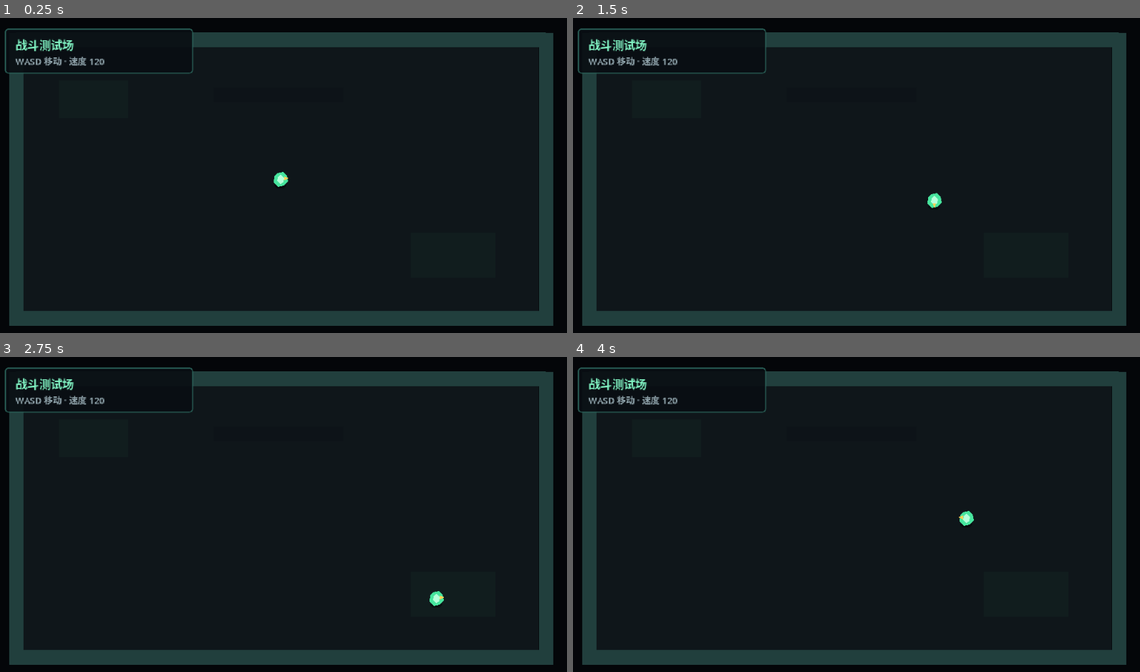
Above: before the commit, frames 1-4 (two rows, left to right).
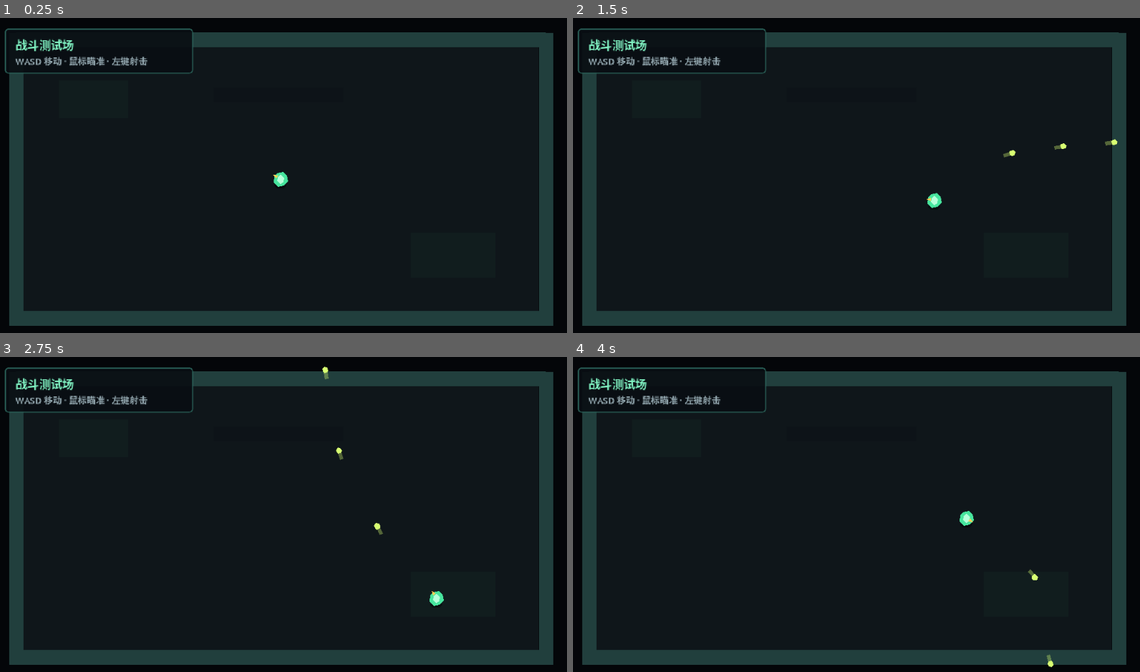
Above: after the commit, the same moments.

Repository: LIJUNCAN1/-Roguelike
Game: Godot game, scene res://scenes/main/main.tscn
Two runs of this game, one before a commit and one after it. Both use one fixed random seed, a clock stepped at 60 frames per second and the inputs below.
Inputs (mouse positions are in pixels of both pictures, inside the frame that each line leads up to):
- Up to frame 1 (0.25 s): no input
- Up to frame 2 (1.5 s): tap Enter at 0.5 s; move the mouse to (981, 162) at 0.52 s; press the mouse at (981, 162) at 0.53 s; hold D (move_right) 0.53-1.28 s; move the mouse to (737, 194) at 1.27 s; release the mouse at (737, 194) at 1.28 s; hold S (move_down) from 1.28 s (still down); click (737, 194) at 1.35 s
- Up to frame 3 (2.75 s): move the mouse to (340, 448) at 2.02 s; release S (move_down) at 2.03 s; press the mouse at (340, 448) at 2.03 s; hold D (move_right) from 2.03 s (still down)
- Up to frame 4 (4 s): move the mouse to (822, 583) at 2.77 s; release D (move_right) at 2.78 s; release the mouse at (822, 583) at 2.78 s; hold W (move_up) 2.78-3.53 s; click (822, 583) at 2.85 s; move the mouse to (1026, 564) at 3.52 s; press the mouse at (1026, 564) at 3.53 s; hold A (move_left) from 3.53 s (still down)

The runs differ from the first frame. In frame 1, 0.3% of the frame differs, in the area x 12-51%, y 12-52%; in frame 2, 0.4%; in frame 3, 0.4%, in the area x 12-79%, y 2-78%; in frame 4, 0.3%.

Commit message:
feat: add mouse aiming and projectile firing

Diff:
--- /dev/null
+++ b/data/projectiles/basic_projectile.tres
@@ -0,0 +1,10 @@
+[gd_resource type="Resource" script_class="ProjectileData" load_steps=2 format=3]
+
+[ext_resource type="Script" path="res://scripts/combat/projectile_data.gd" id="1_projectile_data"]
+
+[resource]
+script = ExtResource("1_projectile_data")
+speed = 360.0
+lifetime = 1.5
+radius = 3.0
+color = Color(0.85, 1, 0.45, 1)
--- /dev/null
+++ b/data/weapons/basic_weapon.tres
@@ -0,0 +1,10 @@
+[gd_resource type="Resource" script_class="WeaponData" load_steps=3 format=3]
+
+[ext_resource type="Script" path="res://scripts/combat/weapon_data.gd" id="1_weapon_data"]
+[ext_resource type="PackedScene" path="res://scenes/combat/basic_projectile.tscn" id="2_projectile_scene"]
+
+[resource]
+script = ExtResource("1_weapon_data")
+projectile_scene = ExtResource("2_projectile_scene")
+fire_cooldown = 0.22
+muzzle_distance = 12.0
--- /dev/null
+++ b/scenes/combat/basic_projectile.tscn
@@ -0,0 +1,25 @@
+[gd_scene load_steps=4 format=3]
+
+[ext_resource type="Script" path="res://scripts/combat/projectile.gd" id="1_projectile"]
+[ext_resource type="Resource" path="res://data/projectiles/basic_projectile.tres" id="2_projectile_data"]
+
+[sub_resource type="CircleShape2D" id="CircleShape2D_projectile"]
+radius = 3.0
+
+[node name="BasicProjectile" type="Area2D"]
+collision_layer = 2
+collision_mask = 4
+monitorable = false
+script = ExtResource("1_projectile")
+projectile_data = ExtResource("2_projectile_data")
+
+[node name="Tail" type="Polygon2D" parent="."]
+polygon = PackedVector2Array(-10, -2, -2, -2, -2, 2, -10, 2)
+color = Color(0.85, 1, 0.45, 0.35)
+
+[node name="Body" type="Polygon2D" parent="."]
+polygon = PackedVector2Array(-3, -2, -1, -3, 2, -3, 4, 0, 2, 3, -1, 3, -3, 2)
+color = Color(0.85, 1, 0.45, 1)
+
+[node name="CollisionShape2D" type="CollisionShape2D" parent="."]
+shape = SubResource("CircleShape2D_projectile")
--- a/scenes/main/main.tscn
+++ b/scenes/main/main.tscn
@@ -86,8 +86,11 @@
 [node name="CollisionShape2D" type="CollisionShape2D" parent="World/Walls/Right"]
 shape = SubResource("RectangleShape2D_vertical")
 
+[node name="Projectiles" type="Node2D" parent="World"]
+
 [node name="Player" parent="World" instance=ExtResource("1_player")]
 position = Vector2(320, 180)
+projectile_container_path = NodePath("../Projectiles")
 
 [node name="Interface" type="CanvasLayer" parent="."]
 
@@ -115,4 +118,4 @@
 [node name="Status" type="Label" parent="Interface/StagePanel/MarginContainer/Labels"]
 theme_override_colors/font_color = Color(0.58, 0.66, 0.69, 1)
 theme_override_font_sizes/font_size = 10
-text = "WASD 移动 · 速度 120"
+text = "WASD 移动 · 鼠标瞄准 · 左键射击"
--- a/scenes/player/player.tscn
+++ b/scenes/player/player.tscn
@@ -1,8 +1,10 @@
-[gd_scene load_steps=5 format=3]
+[gd_scene load_steps=7 format=3]
 
 [ext_resource type="Script" path="res://scripts/actors/player_controller.gd" id="1_player_controller"]
 [ext_resource type="Script" path="res://scripts/actors/movement_component.gd" id="2_movement_component"]
 [ext_resource type="Resource" path="res://data/characters/original_life.tres" id="3_character_data"]
+[ext_resource type="Script" path="res://scripts/combat/weapon_component.gd" id="4_weapon_component"]
+[ext_resource type="Resource" path="res://data/weapons/basic_weapon.tres" id="5_weapon_data"]
 
 [sub_resource type="CircleShape2D" id="CircleShape2D_player"]
 radius = 7.0
@@ -15,6 +17,10 @@
 
 [node name="MovementComponent" type="Node" parent="."]
 script = ExtResource("2_movement_component")
+
+[node name="WeaponComponent" type="Node" parent="."]
+script = ExtResource("4_weapon_component")
+weapon_data = ExtResource("5_weapon_data")
 
 [node name="Shadow" type="Polygon2D" parent="."]
 position = Vector2(0, 7)
@@ -38,4 +44,4 @@
 shape = SubResource("CircleShape2D_player")
 
 [node name="AimOrigin" type="Marker2D" parent="."]
-position = Vector2(10, 0)
+position = Vector2(12, 0)
--- a/scripts/actors/player_controller.gd
+++ b/scripts/actors/player_controller.gd
@@ -1,12 +1,18 @@
 extends CharacterBody2D
 
 @export var character_data: CharacterData
+@export_node_path("Node2D") var projectile_container_path: NodePath
 
 @onready var movement_component: MovementComponent = $MovementComponent
+@onready var weapon_component: WeaponComponent = $WeaponComponent
 @onready var facing_marker: Polygon2D = $FacingMarker
 @onready var aim_origin: Marker2D = $AimOrigin
+@onready var projectile_container: Node2D = get_node_or_null(
+	projectile_container_path
+) as Node2D
 
 var facing_direction: Vector2 = Vector2.RIGHT
+var movement_direction: Vector2 = Vector2.ZERO
 
 
 func _ready() -> void:
@@ -29,15 +35,42 @@
 	movement_component.move(self, input_direction)
 
 	if not input_direction.is_zero_approx():
-		facing_direction = input_direction.normalized()
-		_update_facing_visual()
+		movement_direction = input_direction.normalized()
+
+	aim_at(get_global_mouse_position())
+
+	if Input.is_action_pressed("attack"):
+		fire()
+
+
+func aim_at(world_position: Vector2) -> void:
+	var aim_vector := world_position - global_position
+	if aim_vector.is_zero_approx():
+		return
+
+	facing_direction = aim_vector.normalized()
+	_update_facing_visual()
+
+
+func fire() -> Node2D:
+	return weapon_component.try_fire(
+		projectile_container,
+		aim_origin.global_position,
+		facing_direction
+	)
 
 
 func get_facing_direction() -> Vector2:
 	return facing_direction
 
 
+func get_movement_direction() -> Vector2:
+	return movement_direction
+
+
 func _update_facing_visual() -> void:
 	var facing_angle := facing_direction.angle()
 	facing_marker.rotation = facing_angle
-	aim_origin.position = facing_direction * 10.0
+	aim_origin.position = (
+		facing_direction * weapon_component.weapon_data.muzzle_distance
+	)
--- /dev/null
+++ b/scripts/combat/projectile.gd
@@ -0,0 +1,51 @@
+class_name Projectile
+extends Area2D
+
+@export var projectile_data: ProjectileData
+
+@onready var body_visual: Polygon2D = $Body
+@onready var tail_visual: Polygon2D = $Tail
+@onready var collision_shape: CollisionShape2D = $CollisionShape2D
+
+var travel_direction: Vector2 = Vector2.RIGHT
+var alive_time: float = 0.0
+
+
+func setup(direction: Vector2) -> void:
+	if not direction.is_zero_approx():
+		travel_direction = direction.normalized()
+	rotation = travel_direction.angle()
+
+
+func _ready() -> void:
+	if projectile_data == null:
+		push_error("Projectile requires a ProjectileData resource.")
+		queue_free()
+		return
+
+	body_visual.color = projectile_data.color
+	tail_visual.color = Color(
+		projectile_data.color.r,
+		projectile_data.color.g,
+		projectile_data.color.b,
+		0.35
+	)
+
+	var visual_scale := projectile_data.radius / 3.0
+	body_visual.scale = Vector2.ONE * visual_scale
+	tail_visual.scale = Vector2.ONE * visual_scale
+
+	var runtime_shape := collision_shape.shape.duplicate() as CircleShape2D
+	runtime_shape.radius = projectile_data.radius
+	collision_shape.shape = runtime_shape
+
+
+func _physics_process(delta: float) -> void:
+	if projectile_data == null:
+		return
+
+	global_position += travel_direction * projectile_data.speed * delta
+	alive_time += delta
+
+	if alive_time >= projectile_data.lifetime:
+		queue_free()
--- /dev/null
+++ b/scripts/combat/projectile_data.gd
@@ -0,0 +1,13 @@
+class_name ProjectileData
+extends Resource
+
+@export_group("Motion")
+@export_range(0.0, 2000.0, 1.0, "or_greater")
+var speed: float = 360.0
+@export_range(0.05, 30.0, 0.05, "or_greater")
+var lifetime: float = 1.5
+
+@export_group("Appearance")
+@export_range(1.0, 32.0, 0.5, "or_greater")
+var radius: float = 3.0
+@export var color: Color = Color(0.85, 1.0, 0.45, 1.0)
--- /dev/null
+++ b/scripts/combat/weapon_component.gd
@@ -0,0 +1,33 @@
+class_name WeaponComponent
+extends Node
+
+@export var weapon_data: WeaponData
+
+var cooldown_remaining: float = 0.0
+
+
+func _physics_process(delta: float) -> void:
+	cooldown_remaining = maxf(cooldown_remaining - delta, 0.0)
+
+
+func try_fire(
+	projectile_parent: Node,
+	spawn_position: Vector2,
+	direction: Vector2
+) -> Node2D:
+	if weapon_data == null or weapon_data.projectile_scene == null:
+		push_error("WeaponComponent requires valid WeaponData.")
+		return null
+
+	if projectile_parent == null or direction.is_zero_approx():
+		return null
+
+	if cooldown_remaining > 0.0:
+		return null
+
+	var projectile := weapon_data.projectile_scene.instantiate() as Node2D
+	projectile.call("setup", direction)
+	projectile_parent.add_child(projectile)
+	projectile.global_position = spawn_position
+	cooldown_remaining = weapon_data.fire_cooldown
+	return projectile
--- /dev/null
+++ b/scripts/combat/weapon_data.gd
@@ -0,0 +1,8 @@
+class_name WeaponData
+extends Resource
+
+@export var projectile_scene: PackedScene
+@export_range(0.01, 10.0, 0.01, "or_greater")
+var fire_cooldown: float = 0.22
+@export_range(0.0, 100.0, 1.0, "or_greater")
+var muzzle_distance: float = 12.0
--- a/tests/player_movement_smoke_test.gd
+++ b/tests/player_movement_smoke_test.gd
@@ -24,8 +24,8 @@
 		quit(1)
 		return
 
-	if not player.get_facing_direction().is_equal_approx(Vector2.RIGHT):
-		push_error("Player facing direction did not update.")
+	if not player.get_movement_direction().is_equal_approx(Vector2.RIGHT):
+		push_error("Player movement direction did not update.")
 		quit(1)
 		return
 
--- /dev/null
+++ b/tests/projectile_firing_smoke_test.gd
@@ -0,0 +1,43 @@
+extends SceneTree
+
+
+func _init() -> void:
+	call_deferred("_run")
+
+
+func _run() -> void:
+	var main_scene := load("res://scenes/main/main.tscn") as PackedScene
+	var main := main_scene.instantiate()
+	root.add_child(main)
+	await physics_frame
+
+	var player := main.get_node("World/Player") as CharacterBody2D
+	var projectile_container := main.get_node("World/Projectiles") as Node2D
+	player.aim_at(player.global_position + Vector2.RIGHT * 100.0)
+
+	var projectile: Node2D = player.fire() as Node2D
+	if projectile == null:
+		push_error("Player did not create a projectile.")
+		quit(1)
+		return
+
+	if projectile.get_parent() != projectile_container:
+		push_error("Projectile was added to the wrong container.")
+		quit(1)
+		return
+
+	var spawn_position: Vector2 = projectile.global_position
+	if player.fire() != null:
+		push_error("Weapon cooldown did not prevent immediate refiring.")
+		quit(1)
+		return
+
+	await physics_frame
+	await physics_frame
+	if projectile.global_position.x <= spawn_position.x:
+		push_error("Projectile did not travel in the aim direction.")
+		quit(1)
+		return
+
+	print("Projectile firing smoke test passed.")
+	quit()
Not shown, added: scripts/combat/projectile.gd.uid
Not shown, added: scripts/combat/projectile_data.gd.uid
Not shown, added: scripts/combat/weapon_component.gd.uid
Not shown, added: scripts/combat/weapon_data.gd.uid
Not shown, added: tests/player_movement_smoke_test.gd.uid
Not shown, changed: README.md
